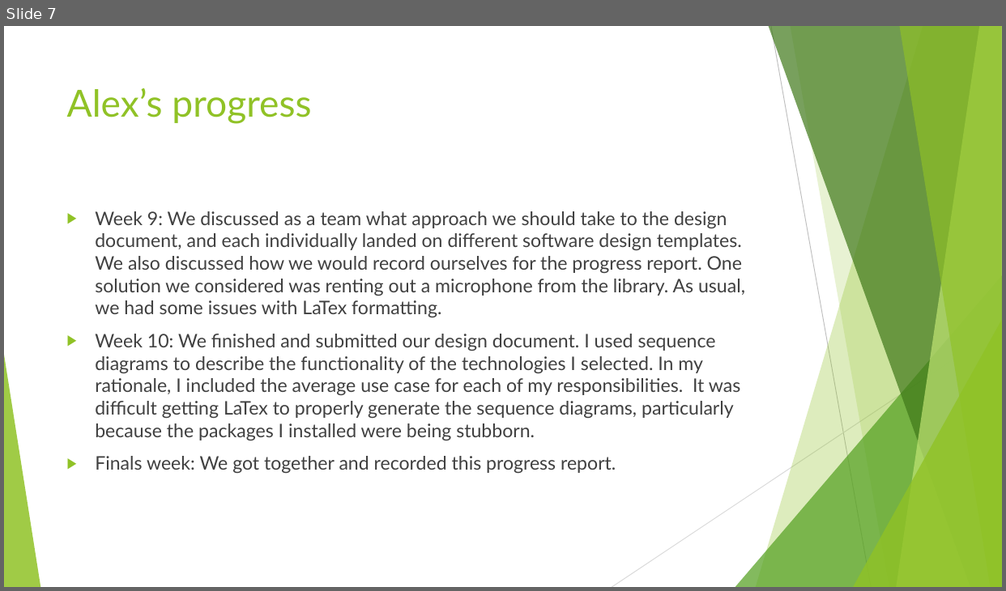
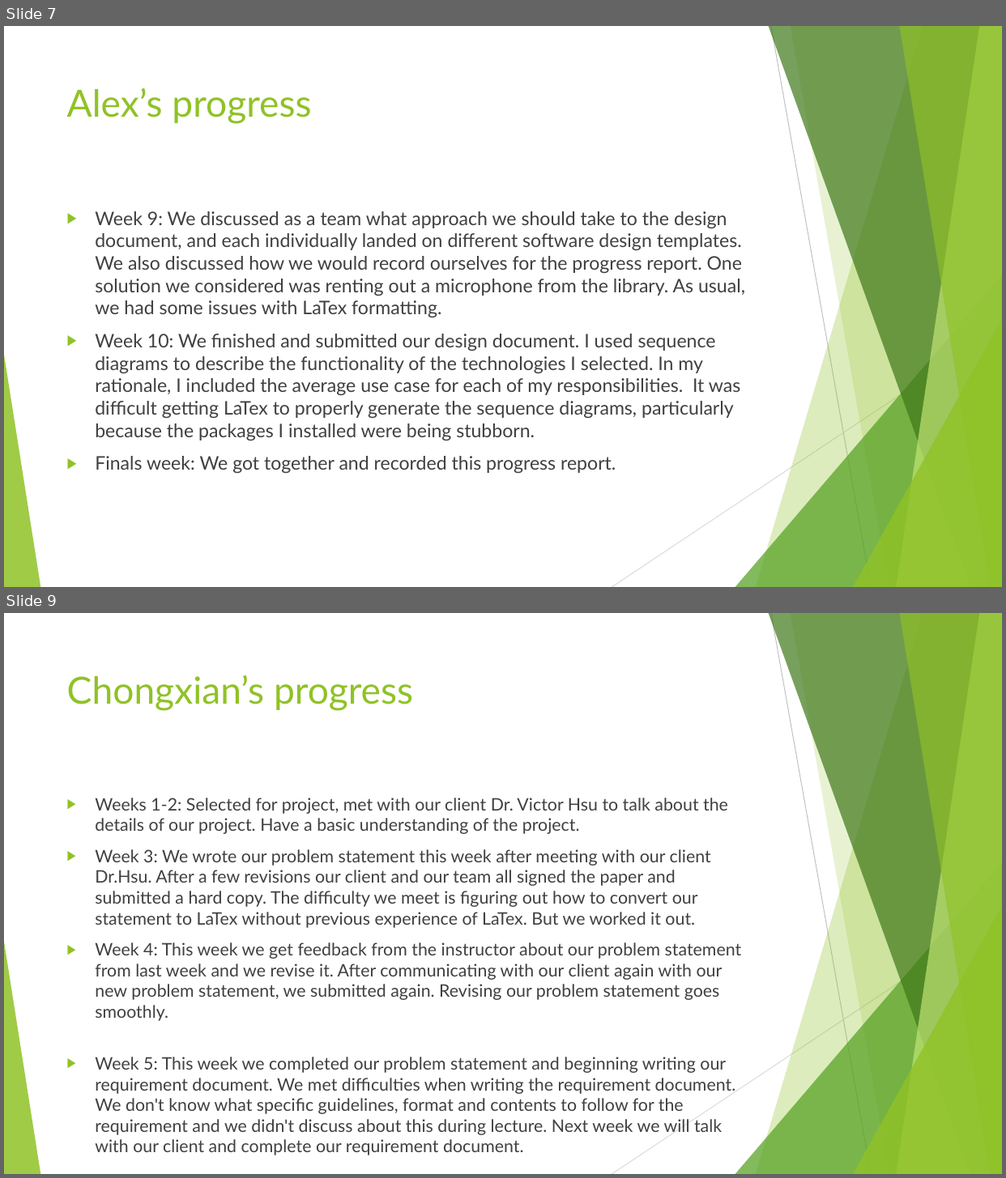
Before and after one commit to AlexDCraig/senior-capstone-project, a slide deck: progressreport.pptx. Shown one above the other, each under a label of ours: slide 7 before the commit, slides 7 and 9 after it; the slides between them are not shown. The pictures are 1006x591 and 1006x1178 pixels, drawn with LibreOffice and Linux fonts; fonts in the diff are those of the drawing. Boxes give left, top, right and bottom in pixels: in the first picture for what was removed or moved away, otherwise in the second. Text is boxed around its words. In the diff, an @@ line names an element or a change of style, - is before the commit and + after.

```diff
--- a/progressreport.pptx
+++ b/progressreport.pptx
@@ slide 9 added at (x1=4, y1=613, x2=1002, y2=1174), background #FFFFFF; not listed: 10 template elements that a slide beside it also shows @@
@@ title added at (x1=67, y1=675, x2=413, y2=711), 36 pt, text #90C226 @@
+Chongxian’s progress
@@ text added at (x1=95, y1=798, x2=742, y2=1156), 16.6 pt, text #404040 @@
+▶ Weeks 1-2: Selected for project, met with our client Dr. Victor Hsu to talk about the details of our project. Have a basic understanding of the project.
+▶ Week 3: We wrote our problem statement this week after meeting with our client Dr.Hsu. After a few revisions our client and our team all signed the paper and submitted a hard copy. The difficulty we meet is figuring out how to convert our statement to LaTex without previous experience of LaTex. But we worked it out.
+▶ Week 4: This week we get feedback from the instructor about our problem statement from last week and we revise it. After communicating with our client again with our new problem statement, we submitted again. Revising our problem statement goes smoothly.
+▶ Week 5: This week we completed our problem statement and beginning writing our requirement document. We met difficulties when writing the requirement document. We don't know what specific guidelines, format and contents to follow for the requirement and we didn't discuss about this during lecture. Next week we will talk with our client and complete our requirement document.
```
Also in this commit, not shown: 1 slide changed, 3 other slides added.
